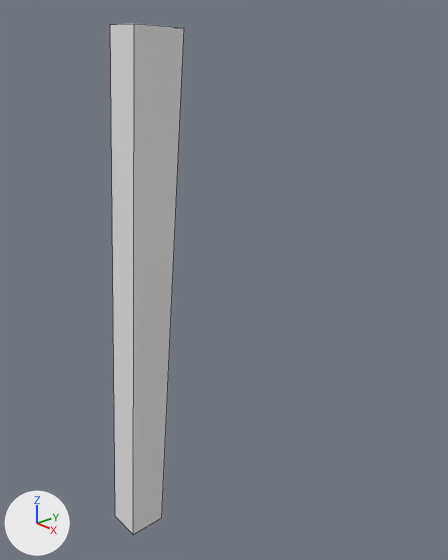
Renders of the Blender file BlendFiles/GuruChair/chair.blend from each side of a commit.
Camera for both pictures: a 50 mm camera at (2.18, -2.42, 2.28) aimed at (-0.04, -0.47, 1.15). Arrows for +X, +Y and +Z are at lower left; the lights stay in place. Mesh edges are drawn as thin lines.
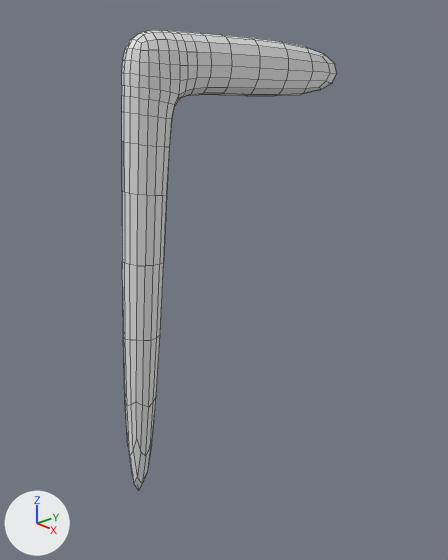
What differs and where, as boxes [x1, y1, x2, y2] in the pictures (448 x 560 px):
'Cube', reshaped, modifiers changed (188% wider, 10% shorter)
    before: [110, 24, 184, 534]
    after: [122, 30, 337, 490]
part 1 of me_cube, built on
    before: [110, 24, 184, 534]
    after: [122, 31, 337, 456]

The change, as a list of edits to the scene's bpy script:
```text
Change me_cube:
    used by ob_cube; location = (-0.015, -1.072, 0.09); scale = (0.0839, 0.0839, 0.0839)
    remove me_cube.from_pydata(...)  # 8 vertices, 6 faces; spans x -1.0..1.0, y -1.1..3.5, z -1.0..26.8
    add me_cube.from_pydata(...)  # 24 vertices, 22 faces; spans x -1.0..1.0, y -1.1..17.5, z -1.0..26.8
    me_cube part 1
    4 faces are deleted
    8 vertices are added at x -1.0, y 0.5..17.5, z 22.3..26.6
    8 new vertices lie (2.0, 0.0, 0.0) away from vertices in x -1.0, y 0.5..17.5, z 22.3..26.6
    20 new faces join them
Change ob_cube:
    add _m = ob_cube.modifiers.new('Subdivision', 'SUBSURF')
```
